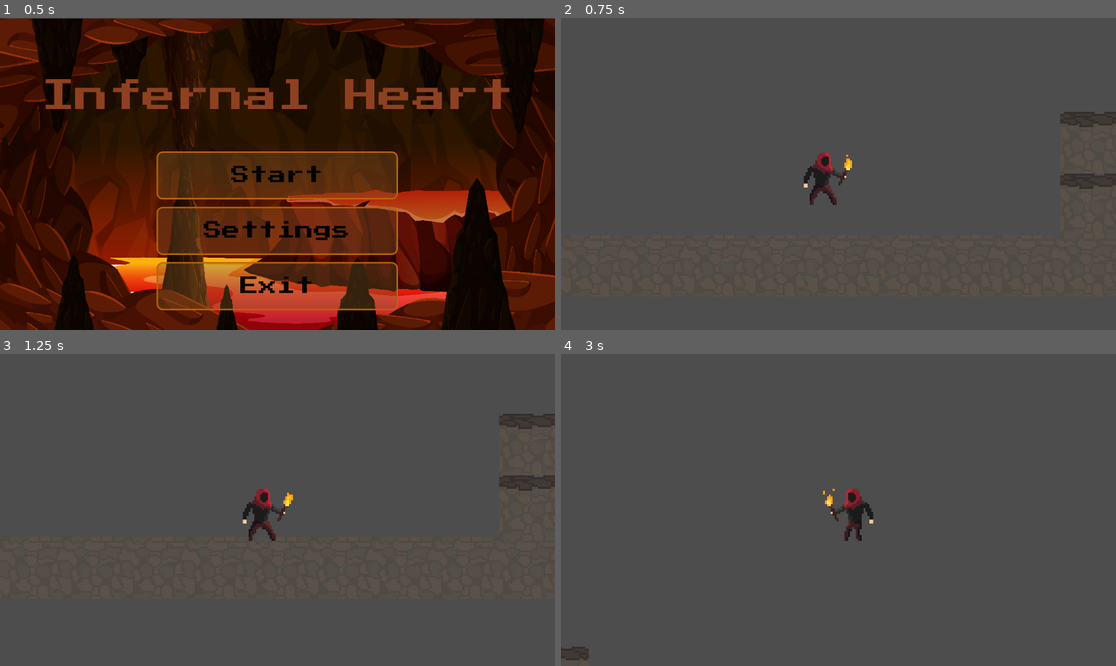
Above: before the commit, frames 1-4 (two rows, left to right).
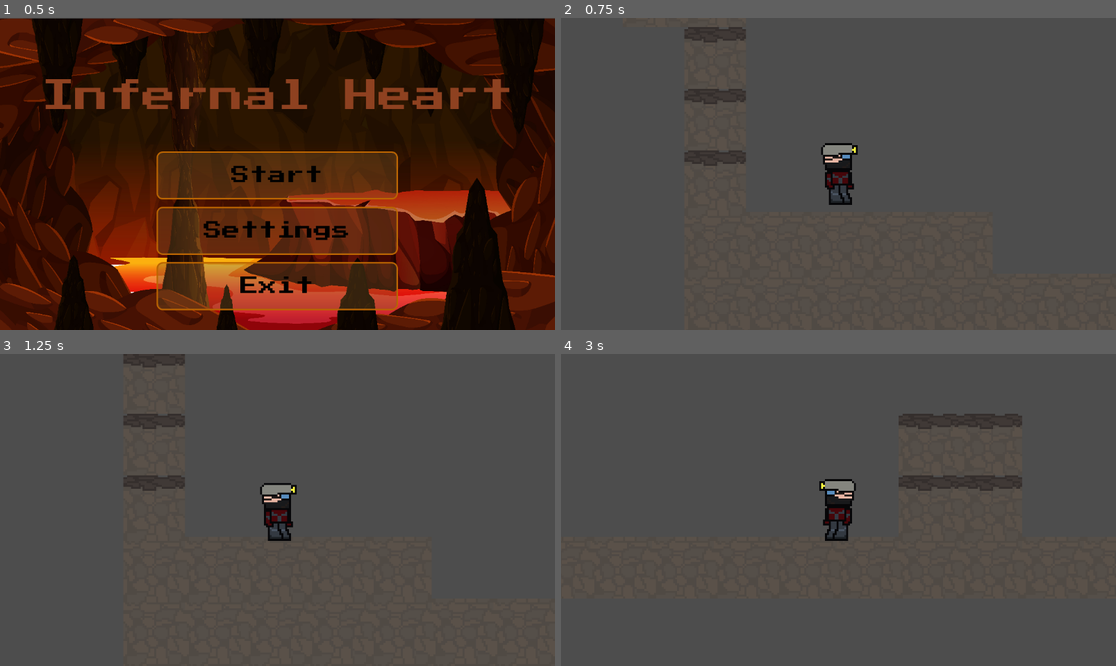
Above: after the commit, the same moments.

Repository: AffanKhan261/Godot_Campfire_Game_Repo
Game: Godot game, scene res://scenes/main_menu.tscn
Same seed, same stepped clock (60 frames per second), same inputs: the game is played once before the commit and once after it.
Inputs:
- Up to frame 1 (0.5 s): no input
- Up to frame 2 (0.75 s): click "Start" at 0.5 s
- Up to frame 3 (1.25 s): no input
- Up to frame 4 (3 s): hold Shift (speed_dash) 1.28-2.03 s; hold Right (move_right) 1.28-2.78 s; tap Space (jump) at 1.52, 1.55, 1.82, 2.1, 2.27, 2.57 s; tap Shift (speed_dash) at 2.3 s; hold Left (move_left) from 2.78 s (still down); hold Shift (speed_dash) from 2.78 s (still down)

Frame 1 is identical in both runs. In frame 2, 2.5% of the frame differs, in the area x 22-100%, y 2-60%; in frame 3, 2.3%; in frame 4, 2.4%.

Commit message:
Add MinerPlayer scene/script and wire into level
Introduce a new MinerPlayer scene (scenes/miner_player.tscn) and controller script (scripts/miner_player.gd + .gd.uid) implementing movement, dash, double-jump, wall-jump, smooth facing and basic animations. Update scenes/level_1.tscn to use the new MinerPlayer instance (replacing the previous Player instance), adjust its position and camera parent. Rename the Player root node in scenes/player.tscn to Player_Cave_Hunter. Also apply a small cleanup in scripts/main_menu.gd by renaming the unused delta parameter to _delta.

Diff:
--- a/scenes/level_1.tscn
+++ b/scenes/level_1.tscn
@@ -1,7 +1,7 @@
 [gd_scene format=3 uid="uid://cn2s46x67fexa"]
 
 [ext_resource type="Texture2D" uid="uid://b74m2xcn4mq25" path="res://assets/sprites/World/Top layer rock.png" id="1_014kd"]
-[ext_resource type="PackedScene" uid="uid://dg7iuundx53kx" path="res://scenes/player.tscn" id="1_bswci"]
+[ext_resource type="PackedScene" uid="uid://ba0ticfynhnbu" path="res://scenes/miner_player.tscn" id="2_bswci"]
 
 [sub_resource type="TileSetAtlasSource" id="TileSetAtlasSource_014kd"]
 texture = ExtResource("1_014kd")
@@ -27,8 +27,8 @@
 format = 2
 layer_0/tile_data = PackedInt32Array(65528, 0, 0, 65529, 0, 0, 65530, 0, 0, 65531, 0, 0, 65532, 0, 0, 65533, 0, 0, 6553 …(5619 unchanged characters)…
 
-[node name="Player" parent="." unique_id=1189760568 instance=ExtResource("1_bswci")]
-position = Vector2(-147, -44)
+[node name="MinerPlayer" parent="." unique_id=1949860573 instance=ExtResource("2_bswci")]
+position = Vector2(-656, -160)
 
-[node name="Camera2D" type="Camera2D" parent="Player" unique_id=1801115630]
+[node name="Camera2D" type="Camera2D" parent="MinerPlayer" unique_id=859660151]
 zoom = Vector2(4, 4)
--- /dev/null
+++ b/scenes/miner_player.tscn
@@ -0,0 +1,74 @@
+[gd_scene format=3 uid="uid://ba0ticfynhnbu"]
+
+[ext_resource type="Script" uid="uid://c1l24u75dq8tk" path="res://scripts/miner_player.gd" id="1_iyavu"]
+[ext_resource type="Texture2D" uid="uid://hrs1soljsuru" path="res://assets/sprites/Player/Miner character idle.png" id="1_sldkq"]
+[ext_resource type="Texture2D" uid="uid://cy1is216nxvbc" path="res://assets/sprites/Player/Miner character 1.png" id="3_3pmy6"]
+
+[sub_resource type="AtlasTexture" id="AtlasTexture_iyavu"]
+atlas = ExtResource("1_sldkq")
+region = Rect2(0, 0, 32, 32)
+
+[sub_resource type="AtlasTexture" id="AtlasTexture_3pmy6"]
+atlas = ExtResource("1_sldkq")
+region = Rect2(32, 0, 32, 32)
+
+[sub_resource type="AtlasTexture" id="AtlasTexture_ieu5k"]
+atlas = ExtResource("1_sldkq")
+region = Rect2(64, 0, 32, 32)
+
+[sub_resource type="AtlasTexture" id="AtlasTexture_f038o"]
+atlas = ExtResource("1_sldkq")
+region = Rect2(96, 0, 32, 32)
+
+[sub_resource type="AtlasTexture" id="AtlasTexture_agh33"]
+atlas = ExtResource("3_3pmy6")
+region = Rect2(0, 0, 32, 32)
+
+[sub_resource type="AtlasTexture" id="AtlasTexture_xrcab"]
+atlas = ExtResource("3_3pmy6")
+region = Rect2(32, 0, 32, 32)
+
+[sub_resource type="SpriteFrames" id="SpriteFrames_agh33"]
+animations = [{
+"frames": [{
+"duration": 1.0,
+"texture": SubResource("AtlasTexture_iyavu")
+}, {
+"duration": 1.0,
+"texture": SubResource("AtlasTexture_3pmy6")
+}, {
+"duration": 1.0,
+"texture": SubResource("AtlasTexture_ieu5k")
+}, {
+"duration": 1.0,
+"texture": SubResource("AtlasTexture_f038o")
+}],
+"loop": true,
+"name": &"idle",
+"speed": 5.0
+}, {
+"frames": [{
+"duration": 1.0,
+"texture": SubResource("AtlasTexture_agh33")
+}, {
+"duration": 1.0,
+"texture": SubResource("AtlasTexture_xrcab")
+}],
+"loop": true,
+"name": &"walk",
+"speed": 5.0
+}]
+
+[sub_resource type="RectangleShape2D" id="RectangleShape2D_sldkq"]
+size = Vector2(15, 26)
+
+[node name="MinerPlayer" type="CharacterBody2D" unique_id=1949860573]
+script = ExtResource("1_iyavu")
+
+[node name="AnimatedSprite2D" type="AnimatedSprite2D" parent="." unique_id=1800577890]
+sprite_frames = SubResource("SpriteFrames_agh33")
+animation = &"walk"
+
+[node name="CollisionShape2D" type="CollisionShape2D" parent="." unique_id=621166794]
+position = Vector2(0.5, 1)
+shape = SubResource("RectangleShape2D_sldkq")
--- a/scenes/player.tscn
+++ b/scenes/player.tscn
@@ -381,7 +381,7 @@
 [sub_resource type="RectangleShape2D" id="RectangleShape2D_3vyb7"]
 size = Vector2(18, 22)
 
-[node name="Player" type="CharacterBody2D" unique_id=1189760568]
+[node name="Player_Cave_Hunter" type="CharacterBody2D" unique_id=1189760568]
 script = ExtResource("1_g2els")
 
 [node name="AnimatedSprite2D" type="AnimatedSprite2D" parent="." unique_id=1471948497]
--- a/scripts/main_menu.gd
+++ b/scripts/main_menu.gd
@@ -10,7 +10,7 @@
 
 
 # Called every frame. 'delta' is the elapsed time since the previous frame.
-func _process(delta: float) -> void:
+func _process(_delta: float) -> void:
 	pass
 
 
--- /dev/null
+++ b/scripts/miner_player.gd
@@ -0,0 +1,98 @@
+extends CharacterBody2D
+
+@onready var animated_sprite: AnimatedSprite2D = $AnimatedSprite2D
+
+const SPEED := 300.0
+const DASH_SPEED := 520.0
+const DASH_ACCEL := 2200.0
+const WALK_ACCEL := 1800.0
+const FRICTION := 2200.0
+
+const JUMP_VELOCITY := -400.0
+const DOUBLE_JUMP_VELOCITY := -380.0
+const MAX_JUMPS := 2
+
+# Wall jump
+const WALL_JUMP_PUSH := 420.0     # horizontal push away from wall
+const WALL_JUMP_VELOCITY := -420.0
+const WALL_STICK_TIME := 0.12     # grace time after touching a wall
+var wall_stick_timer := 0.0
+
+var jumps_left := MAX_JUMPS
+
+# Smooth facing/flip
+var facing := 1
+var facing_blend := 1.0
+const FACING_SMOOTH := 18.0
+
+func _physics_process(delta: float) -> void:
+	# Gravity
+	if not is_on_floor():
+		velocity += get_gravity() * delta
+
+	# Reset jumps on floor
+	if is_on_floor():
+		jumps_left = MAX_JUMPS
+
+	# Wall contact grace timer (only while in air)
+	if not is_on_floor() and is_on_wall_only():
+		wall_stick_timer = WALL_STICK_TIME
+	else:
+		wall_stick_timer = maxf(0.0, wall_stick_timer - delta)
+
+	# Input
+	var direction := Input.get_axis("move_left", "move_right")
+	var wants_dash := Input.is_action_pressed("speed_dash")
+
+	# Horizontal movement
+	var target_speed := (DASH_SPEED if wants_dash else SPEED)
+	var target_vx := direction * target_speed
+
+	if direction != 0:
+		var accel := (DASH_ACCEL if wants_dash else WALK_ACCEL)
+		velocity.x = move_toward(velocity.x, target_vx, accel * delta)
+		facing = int(sign(direction))
+	else:
+		velocity.x = move_toward(velocity.x, 0.0, FRICTION * delta)
+
+	# Jump / double jump / wall jump
+	if Input.is_action_just_pressed("jump"):
+		# Wall jump has priority if we're touching a wall (or within grace window) and not on floor
+		if not is_on_floor() and (is_on_wall_only() or wall_stick_timer > 0.0):
+			var n := get_wall_normal() # normal points away from the wall
+			velocity.y = WALL_JUMP_VELOCITY
+			velocity.x = n.x * WALL_JUMP_PUSH
+
+			# After wall jumping, allow 1 more jump in the air (feels good)
+			jumps_left = MAX_JUMPS - 1
+
+			# Update facing to the direction we're launched
+			if absf(velocity.x) > 0.01:
+				facing = int(sign(velocity.x))
+
+			wall_stick_timer = 0.0
+		elif jumps_left > 0:
+			# Normal jump / double jump
+			if jumps_left == MAX_JUMPS:
+				velocity.y = JUMP_VELOCITY
+			else:
+				velocity.y = DOUBLE_JUMP_VELOCITY
+			jumps_left -= 1
+
+	# Smooth flip
+	facing_blend = lerp(facing_blend, float(facing), 1.0 - exp(-FACING_SMOOTH * delta))
+	animated_sprite.flip_h = (facing_blend < 0.0)
+
+	# Animations
+	if is_on_floor():
+		if abs(velocity.x) < 5.0:
+			animated_sprite.play("idle")
+		else:
+			animated_sprite.play("walk")
+	else:
+		if velocity.y < 0 and animated_sprite.sprite_frames.has_animation("jump"):
+			animated_sprite.play("jump")
+		elif velocity.y >= 0 and animated_sprite.sprite_frames.has_animation("fall"):
+			animated_sprite.play("fall")
+
+	move_and_slide()
Not shown, added: scripts/miner_player.gd.uid
